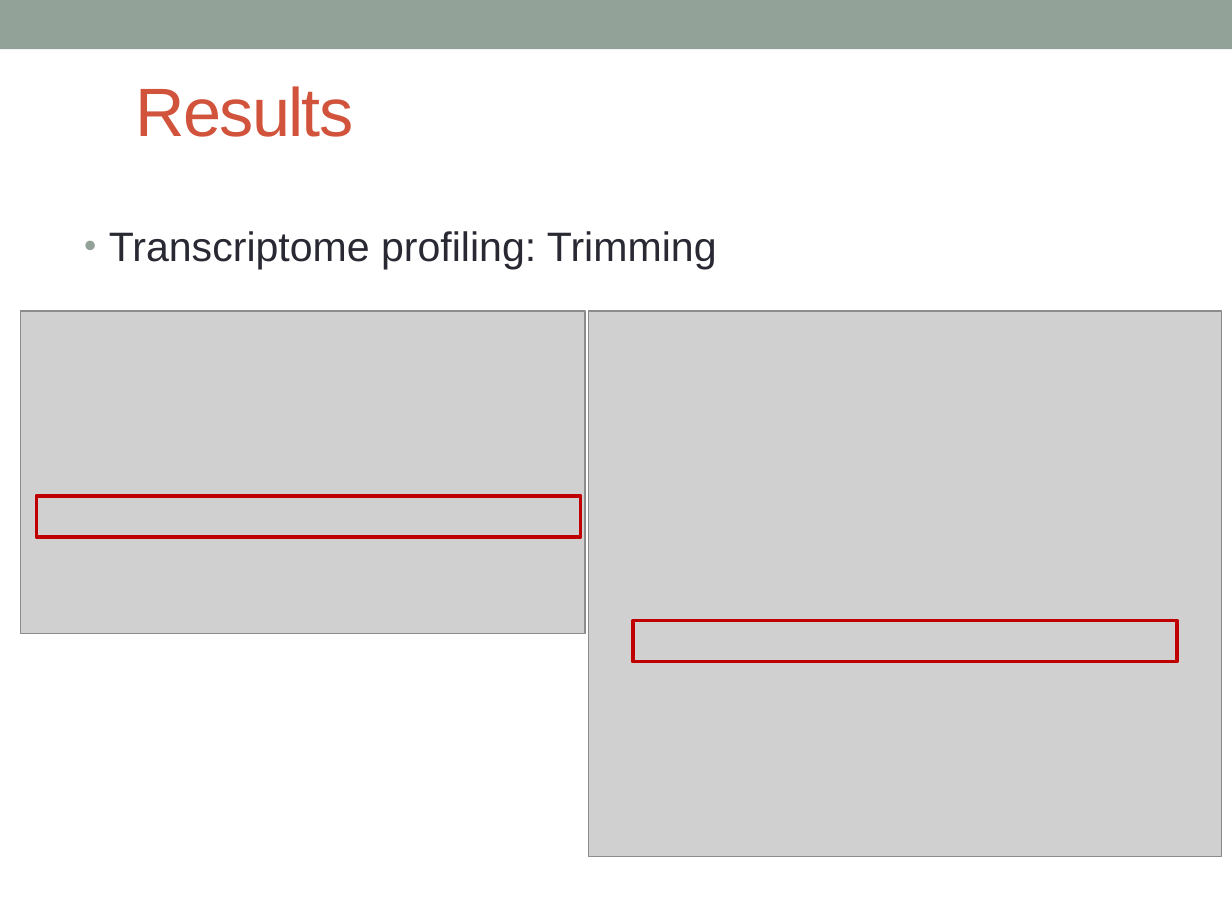
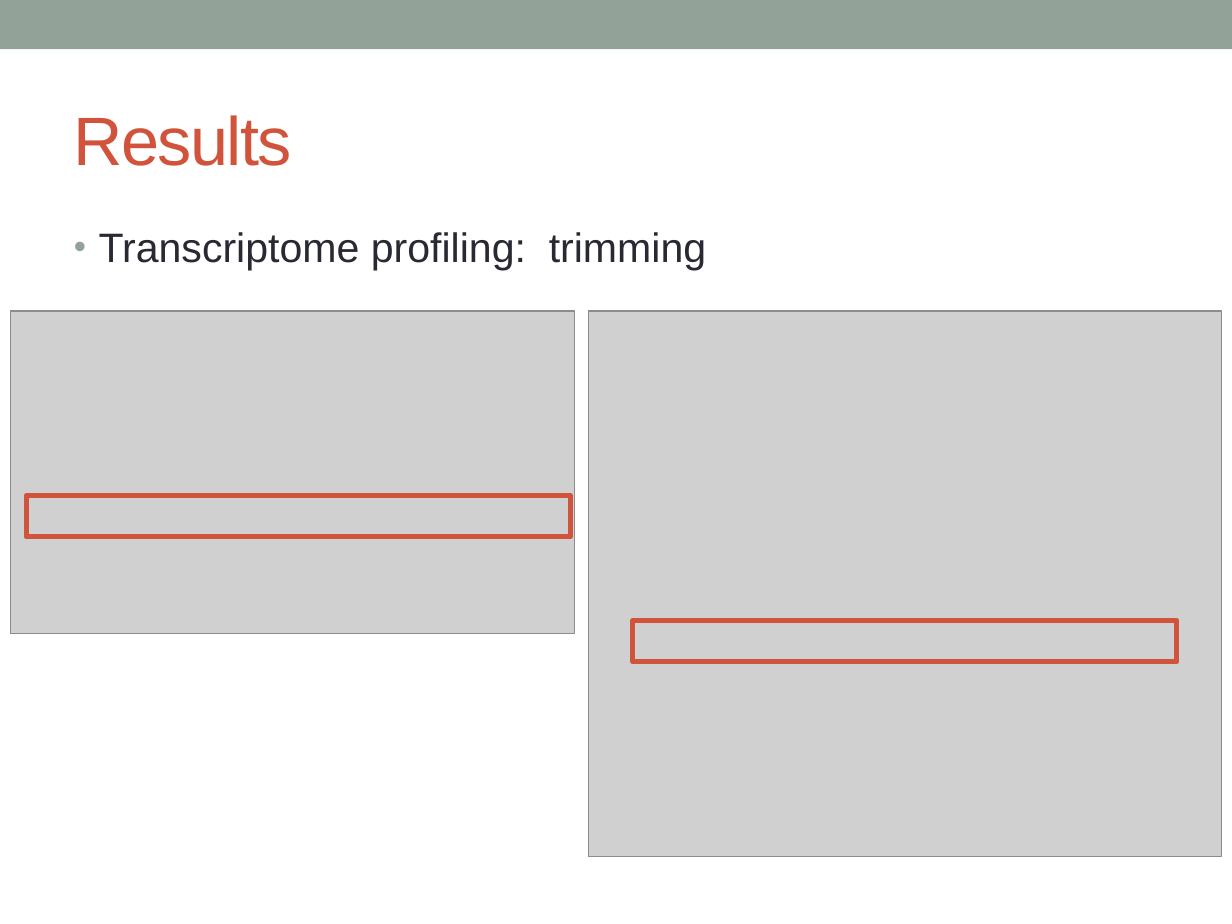
Before and after one commit to katholan/BCB546X-Spring2017_Valerin_final_project, a slide deck: slide 13 of asparagus.pptx. Drawn at 1232x924 pixels with LibreOffice and Linux fonts; fonts in the diff are those of the drawing; grey boxes stand for pictures. Boxes give left, top, right and bottom in pixels: in the first picture for what was removed or moved away, otherwise in the second. Text is boxed around its words. In the diff, an @@ line names an element or a change of style, - is before the commit and + after.

```diff
--- a/asparagus.pptx
+++ b/asparagus.pptx
@@ title "Results": place and size @@
-title "Results" at (136,86,354,137)
+title "Results" at (74,115,292,166)
@@ text at (99,232,706,271): text changed @@
-• Transcriptome profiling: Trimming
+• Transcriptome profiling: trimming
@@ picture: place and size @@
-picture at (21,310,585,633)
+picture at (10,310,574,633)
@@ rectangle: place and size @@
-rectangle at (37,495,582,536)
+rectangle at (26,495,570,536)
@@ rectangle at (26,495,570,536): outline #C00000 2.08 pt to #D2533C 3 pt @@
@@ rectangle at (633,621,1178,662): outline #C00000 2.08 pt to #D2533C 3 pt @@
```
Also in this commit, not shown: 15 other slides changed, 4 slides added, 1 slide removed.
